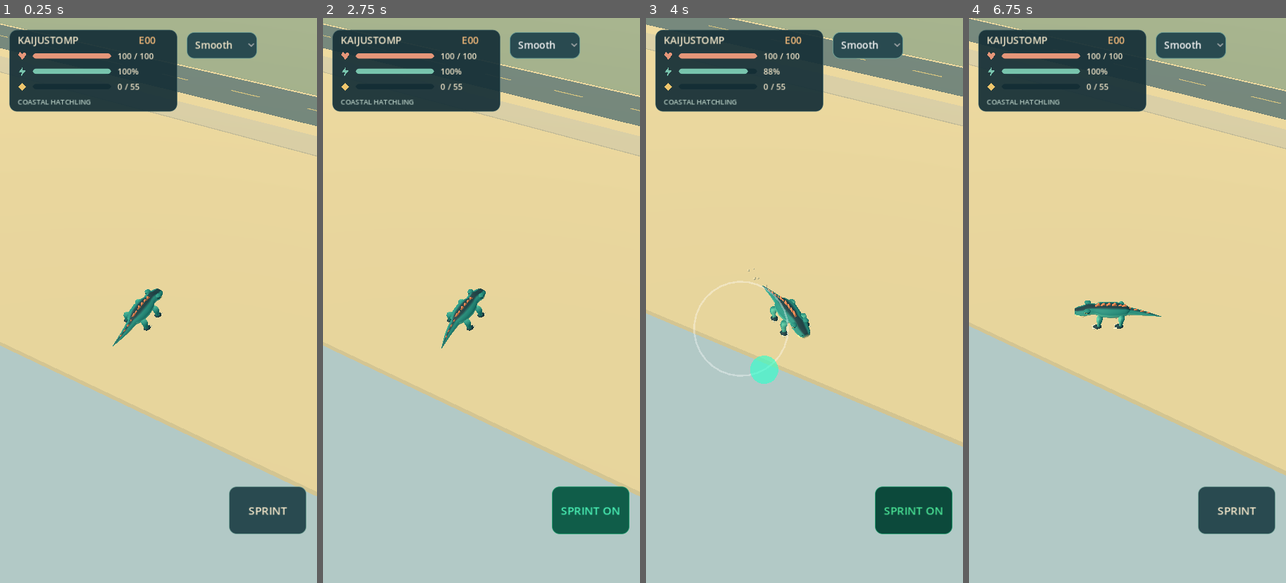
Above: before the commit, frames 1-4 (left to right).
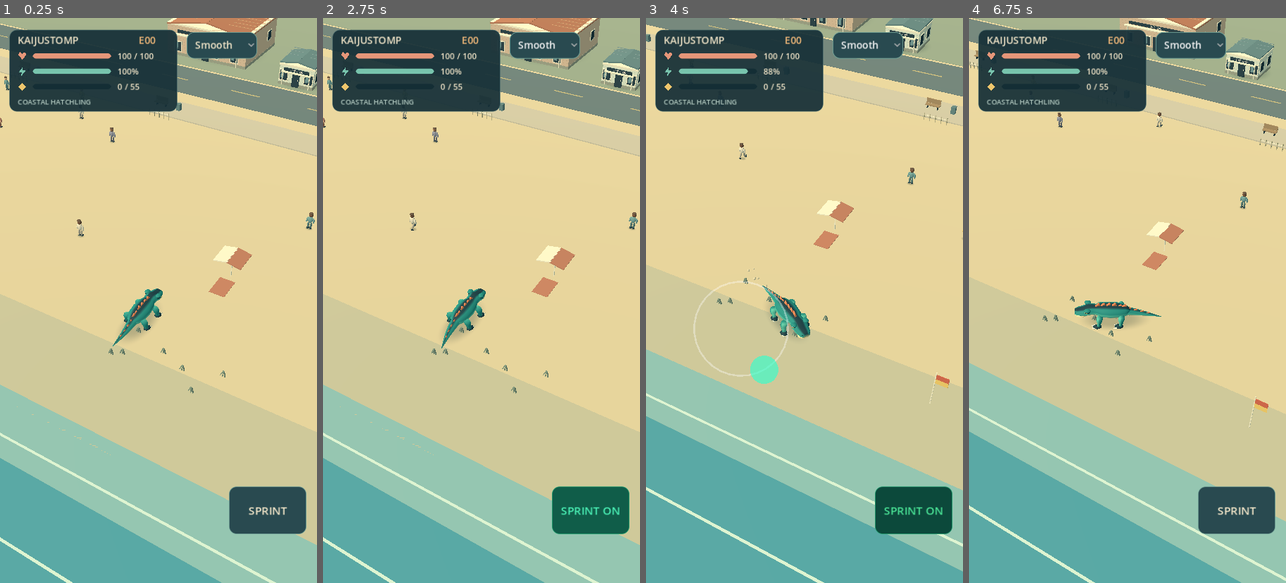
Above: after the commit, the same moments.

Repository: kavemankai/Kaijustomp
Game: Godot game, scene res://scenes/BeachDemo.tscn
The game is run twice, just before and just after one commit, with the same random seed, the same clock (stepped at 60 frames per second) and the same inputs.
Inputs (mouse positions are in pixels of both pictures, inside the frame that each line leads up to):
- Up to frame 1 (0.25 s): no input
- Up to frame 2 (2.75 s): click "Smooth" at 0.5 s; click "SPRINT" at 1.25 s; click "SPRINT ON" at 2 s
- Up to frame 3 (4 s): tap Enter (ui_accept) at 2.75 s; drag from (804, 300) to (836, 176) at 2.77 s; drag from (741, 328) to (788, 413) at 3.52 s
- Up to frame 4 (6.75 s): move the mouse to (1159, 176) at 4.27 s; hold Right (ui_right) 4.28-5 s; tap Shift at 4.35 s; drag from (1111, 413) to (1032, 215) at 5.02 s; move the mouse to (1222, 385) at 5.77 s; hold Left (ui_left) 5.78-6.5 s; tap 1 at 5.85 s; tap Enter (ui_accept) at 6.02 s; drag from (1032, 215) to (1079, 159) at 6.52 s

The runs differ from the first frame. In frame 1, 30% of the frame differs, in the area x 0-100%, y 0-100%; in frame 2, 29%; in frame 3, 35%; in frame 4, 33%.
Error before the commit: Parse Error: Cannot infer the type of "x" variable because the value doesn't have a set type. (res://scripts/beach/CoastalArt.gd:190)

Commit message:
Fix typed coastal prop coordinates for Godot 4.5 parser

Diff:
--- a/scripts/beach/CoastalArt.gd
+++ b/scripts/beach/CoastalArt.gd
@@ -187,7 +187,7 @@
 	# Swimming flags identify this coast without a tropical-palm shorthand.
 	for district in range(-3, 4):
 		for local_x in [-17.0, 19.0]:
-			var x := float(district) * 150.0 + local_x
+			var x: float = float(district) * 150.0 + float(local_x)
 			var flag := Node3D.new()
 			parent.add_child(flag)
 			box(flag,Vector3(x,1.7,24),Vector3(.07,3.4,.07),CREAM)
@@ -195,7 +195,7 @@
 			box(flag,Vector3(x+.48,2.55,24),Vector3(.96,.45,.035),Color("efc66c"))
 			merge(flag)
 		for local_x in [-62.0,-33.0,34.0,63.0]:
-			var x := float(district) * 150.0 + local_x
+			var x: float = float(district) * 150.0 + float(local_x)
 			if absf(x) >= coast_half_length - 3.0:
 				continue
 			var tree := Node3D.new()
